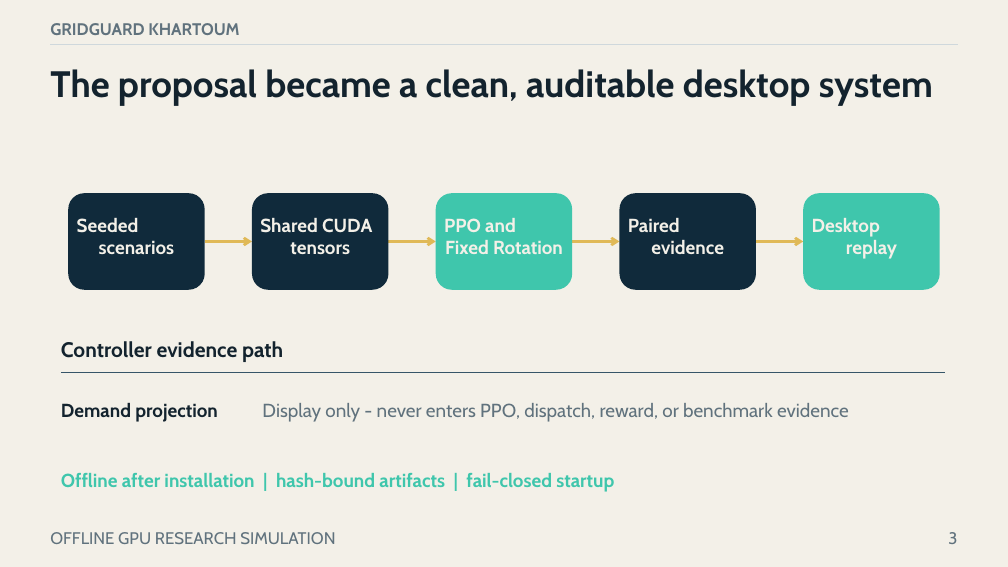
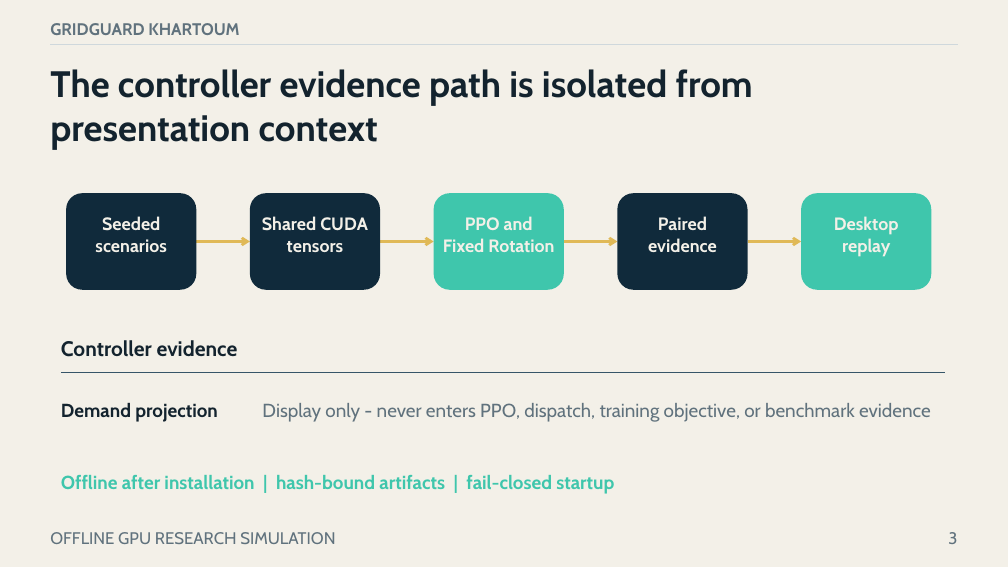
Before and after one commit to boomout2012-afk/gridguard-khartoum, a slide deck: slide 3 of output/presentation/gridguard-khartoum-defense.pptx. Drawn at 1008x567 pixels with LibreOffice and Linux fonts; fonts in the diff are those of the drawing. Boxes give left, top, right and bottom in pixels: in the first picture for what was removed or moved away, otherwise in the second. Text is boxed around its words. In the diff, an @@ line names an element or a change of style, - is before the commit and + after.

```diff
--- a/output/presentation/gridguard-khartoum-defense.pptx
+++ b/output/presentation/gridguard-khartoum-defense.pptx
@@ text at <box>50,69,753,150</box>: text changed @@
-The proposal became a clean, auditable desktop system
+The controller evidence path is isolated from presentation context
@@ rounded rectangle: place and size @@
-rounded rectangle at <box>68,194,205,290</box>
+rounded rectangle at <box>67,194,197,290</box>
@@ rounded rectangle: place and size @@
-rounded rectangle at <box>252,194,389,290</box>
+rounded rectangle at <box>250,194,380,290</box>
@@ rounded rectangle: place and size @@
-rounded rectangle at <box>436,194,572,290</box>
+rounded rectangle at <box>434,194,564,290</box>
@@ rounded rectangle: place and size @@
-rounded rectangle at <box>619,194,756,290</box>
+rounded rectangle at <box>618,194,748,290</box>
@@ rounded rectangle: place and size @@
-rounded rectangle at <box>803,194,940,290</box>
+rounded rectangle at <box>802,194,932,290</box>
@@ text at <box>95,216,166,252</box>: text changed; size 18 to 17 pt @@
-Seeded
-scenarios
+Seeded
+scenarios
@@ text at <box>262,216,368,253</box>: text changed; size 18 to 17 pt @@
-Shared CUDA
-tensors
+Shared CUDA
+tensors
@@ text at <box>443,216,554,252</box>: text changed; size 18 to 17 pt @@
-PPO and
-Fixed Rotation
+PPO and
+Fixed Rotation
@@ text at <box>648,216,717,252</box>: text changed; size 18 to 17 pt @@
-Paired
-evidence
+Paired
+evidence
@@ text at <box>834,216,899,257</box>: text changed; size 18 to 17 pt @@
-Desktop
-replay
+Desktop
+replay
@@ arrow moved from (205, 241) - (252, 241) to (197, 241) - (250, 241) @@
@@ arrow moved from (389, 241) - (436, 241) to (380, 241) - (434, 241) @@
@@ arrow moved from (572, 241) - (619, 241) to (564, 241) - (618, 241) @@
@@ arrow moved from (756, 241) - (803, 241) to (748, 241) - (802, 241) @@
@@ text at <box>61,340,238,357</box>: text changed @@
-Controller evidence path
+Controller evidence
@@ text at <box>262,403,931,422</box>: text changed @@
-Display only - never enters PPO, dispatch, reward, or benchmark evidence
+Display only - never enters PPO, dispatch, training objective, or benchmark evidence
```
Also in this commit, not shown: 5 other slides changed, 7 slides added, 6 slides removed, 2 other files.
